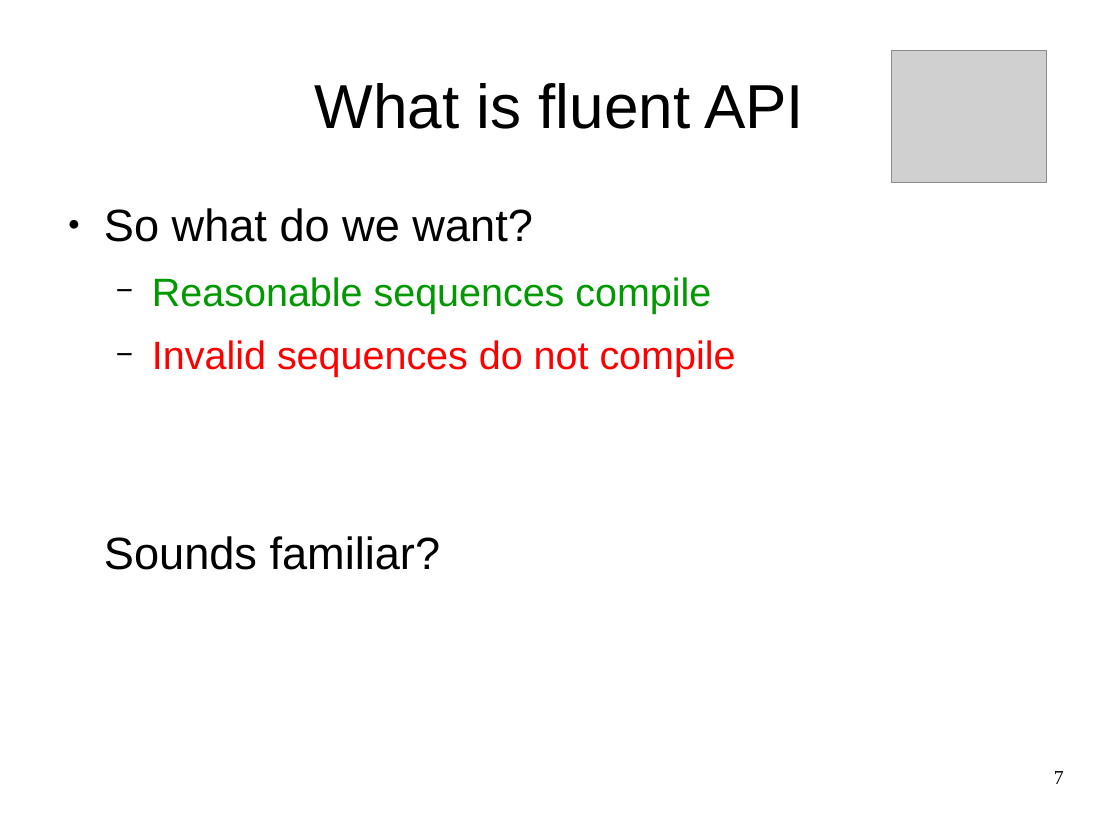
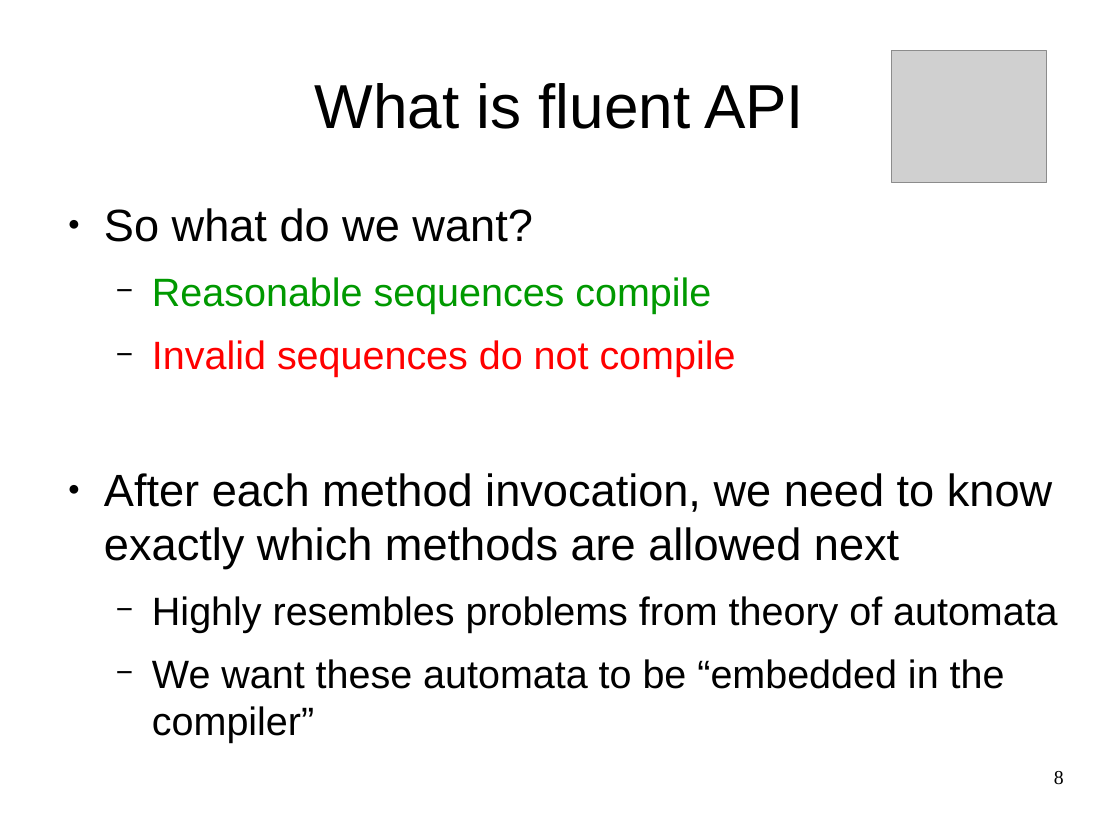
Before and after one commit to OriRoth/fling, a slide deck: slide 8 of Manuscripts/Thesis Seminar/Thesis Seminar.odp (slide 7 before the commit). Drawn at 1120x840 pixels with LibreOffice and Linux fonts; fonts in the diff are those of the drawing; grey boxes stand for pictures. Boxes give left, top, right and bottom in pixels: in the first picture for what was removed or moved away, otherwise in the second. Text is boxed around its words. In the diff, an @@ line names an element or a change of style, - is before the commit and + after.

```diff
--- a/Manuscripts/Thesis Seminar/Thesis Seminar.odp
+++ b/Manuscripts/Thesis Seminar/Thesis Seminar.odp
@@ text at [104, 473, 1058, 689]: text changed; size 32 to 28 pt @@
-Sounds familiar?
+● After each method invocation, we need to know exactly which methods are allowed next
+  − Highly resembles problems from theory of automata
+  − We want these automata to be “embedded in the compiler”
@@ page number at [1054, 771, 1064, 785]: text changed @@
-7
+8
```
Also in this commit, not shown: 1 other slide changed, 2 slides added, 1 slide removed.
